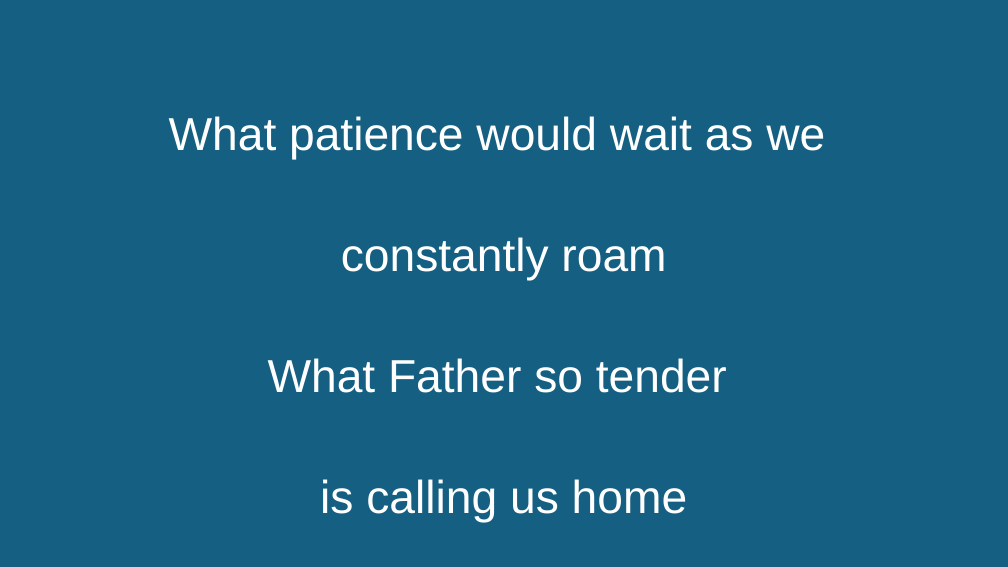
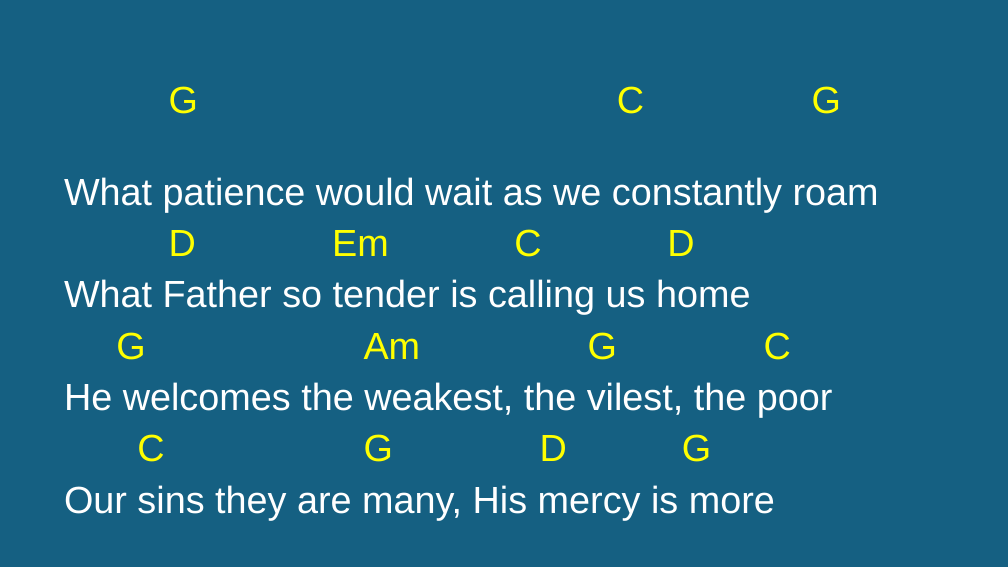
Before and after one commit to kendall412/worship, a slide deck: slide 6 of His Mercy is More-CH.pptx (slide 8 before the commit). Drawn at 1008x567 pixels with LibreOffice and Linux fonts; fonts in the diff are those of the drawing. Boxes give left, top, right and bottom in pixels: in the first picture for what was removed or moved away, otherwise in the second. Text is boxed around its words. In the diff, an @@ line names an element or a change of style, - is before the commit and + after.

```diff
--- a/His Mercy is More-CH.pptx
+++ b/His Mercy is More-CH.pptx
@@ subtitle at (64,86,879,520): text changed; size 44 to 36 pt @@
-What patience would wait as we
-constantly roam
-What Father so tender
-is calling us home
+G C G
+What patience would wait as we constantly roam
+D Em C D
+What Father so tender is calling us home
+G Am G C
+He welcomes the weakest, the vilest, the poor
+C G D G
+Our sins they are many, His mercy is more
```
Also in this commit, not shown: 7 other slides changed, 6 slides removed, 8 other files.
